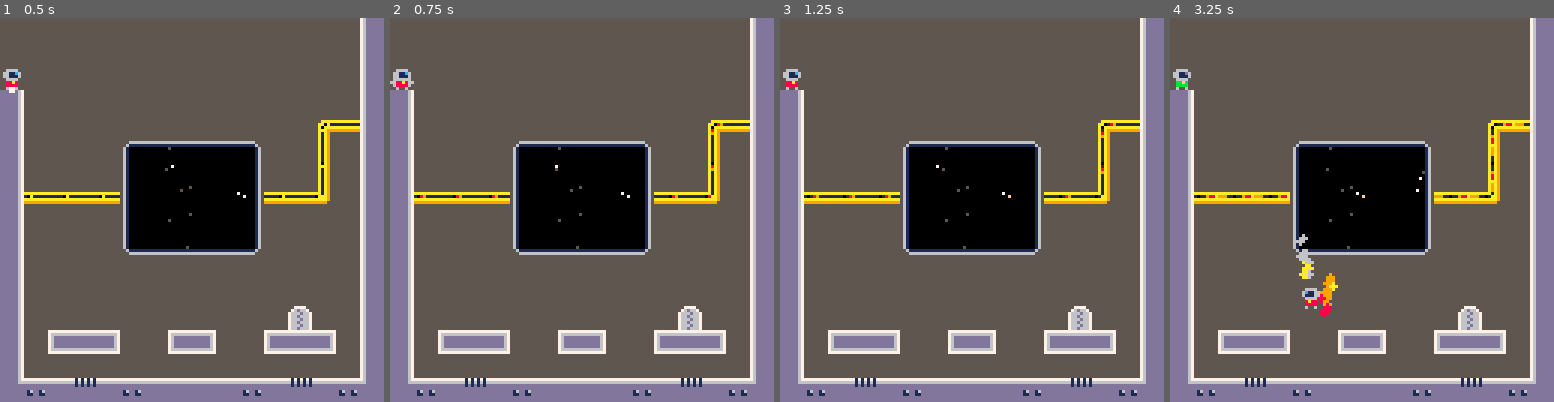
Above: before the commit, frames 1-4 (left to right).
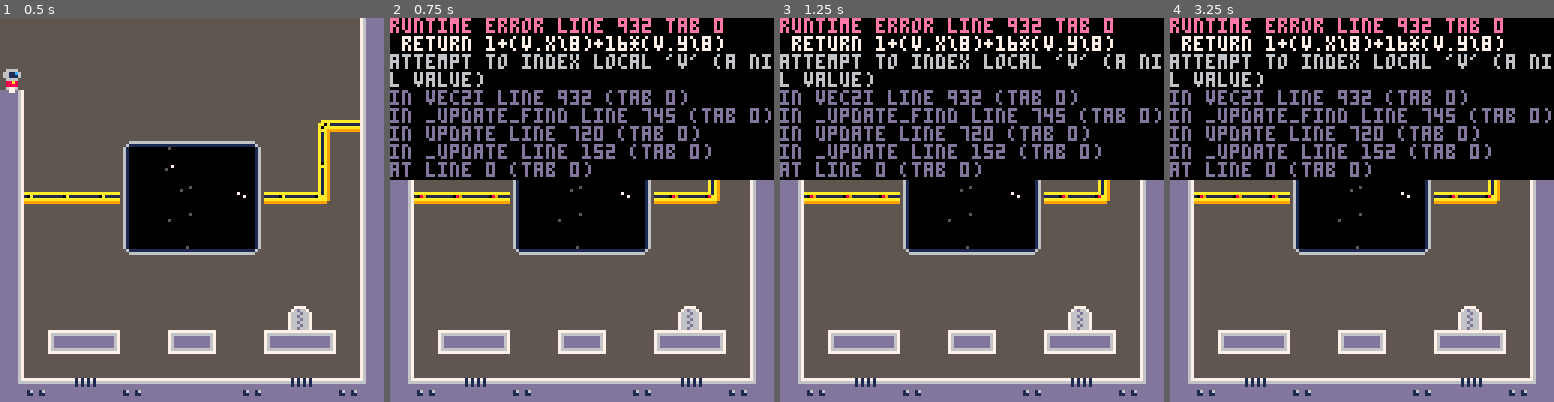
Above: after the commit, the same moments.

Repository: jgradim/gameoff-2020
Game: PICO-8 cartridge moonshot.p8
The game is run twice, just before and just after one commit, with the same random seed, the same clock (stepped at 60 frames per second) and the same inputs.
Inputs:
- Up to frame 1 (0.5 s): tap X (X key) at 0.33 s
- Up to frame 2 (0.75 s): tap O (Z key) at 0.7 s
- Up to frame 3 (1.25 s): tap X (X key) at 1.07 s
- Up to frame 4 (3.25 s): hold Right 1.6-2.1 s; tap O (Z key) every 0.4 s from 1.7 to 2.9 s; tap X (X key) at 1.85, 2.97 s; hold Up 2.15-2.42 s; hold Right 2.47-3.03 s; hold Left from 3.08 s (still down)

Frame 1 is identical in both runs. In frame 2, 39% of the frame differs, in the area x 0-100%, y 0-43%; in frame 3, 40%; in frame 4, 41%, in the area x 0-100%, y 0-79%.
Error after the commit: runtime error line 932 tab 0; return 1+(v.x\8)+16*(v.y\8); attempt to index local 'v' (a nil value)

Commit message:
Add basic path finding
Snaps to map tiles, so it isn't perfect around tight spaces.

Diff:
--- a/moonshot.p8
+++ b/moonshot.p8
@@ -37,23 +37,16 @@
  )
 end
 
-function handle_input(obj)
+--check if rec contains obj
+function rect_contains(rec,obj)
  --[[
-  obj={⬅️,➡️,⬆️,⬇️,🅾️,❎}
+ rec={left,top,right,bottom}
+ obj={x,y,w,h}
  ]]
- --button index=number+1
- --https://pico-8.fandom.com/wiki/btn
- btns={
-  "⬅️","➡️","⬆️","⬇️","🅾️","❎"
- }
- for i=1,#btns do
-  if btn(i-1) then
-   h=obj[btns[i]]
-   if h then
-    h(obj,btnp(i-1))
-   end
-  end
- end
+ return obj.x>=rec.left
+ and obj.x+obj.w<=rec.right
+ and obj.y>=rec.top
+ and obj.y+obj.h<=rec.bottom
 end
 
 --check if obj collides with map
@@ -141,11 +134,28 @@
 
 fps=30
 function _update()
- handle_input(p)
-
+ --input
+ player_btns={"⬅️","➡️","⬆️"}
+ for i=1,#player_btns do
+  if btn(i-1) then
+   fn=p[player_btns[i]]
+   if (fn) fn(p,btnp(i-1))
+  end
+ end
+ if btnp(🅾️) then
+  if path.state=="found" then
+   path:apply()
+  else
+   path:find(npcs[2],npcs[2],p)
+  end
+ end
+
+ --updates
  update_player(p)
+ path:update()
  foreach(npcs, update_npc)
 
+ --fxs
  fire_fxs()
  update_bg_fxs()
  update_fxs()
@@ -246,18 +256,19 @@
   init_entity(8,8,2,3),{
    sp=1,
    flp=false,
+   --{
+   -- idle,
+   -- running,
+   -- jumping,
+   -- gliding,
+   -- falling
+   --}
    state="idle",
    prev_state="idle",
 
-   ⬅️=function(self,first)
-    self.dx-=walk_f
-   end,
-
-   ➡️=function(self,first)
-    self.dx+=walk_f
-   end,
-
-   ⬆️=glide
+   ⬅️=left,
+   ➡️=right,
+   ⬆️=double_jump
   })
 end
 
@@ -309,6 +320,14 @@
  end
 end
 
+function left(p,first)
+ p.dx-=walk_f
+end
+
+function right(p,first)
+ p.dx+=walk_f
+end
+
 function jump(p, first)
  if not first then return end
 
@@ -330,7 +349,7 @@
  end
 end
 
-function glide(p, tap)
+function glide(p,tap)
  if not p.glide and p.dy==0 then
   p.dy=-jump_f
   return
@@ -615,7 +633,7 @@
  pal()
 end
 -->8
--- lights
+--lights
 lights_mask=11
 lights_loop=30
 lights_colors={8,10,9,1}
@@ -644,6 +662,283 @@
   pset(x,y,lights_colors[c+1])
   i=i>lights_loop and 0 or i+3
  end)
+end
+-->8
+--path
+
+path={
+ entity=nil,
+ from=nil,
+ to=nil,
+
+ --{idle,finding,applying}
+ state="idle",
+
+ --open nodes to explore,
+ --ordered by priority
+ open={},
+ --previous node for each node
+ --in the best known path
+ prev={},
+ --cost for each node
+ cost={},
+
+ --sequence of btns from->to
+ btns={},
+
+ find=function(
+  self,entity,from,to
+ )
+  self.entity=entity
+  self.from=from
+  self.to=to
+
+  self.open={}
+  self.prev={}
+  self.cost={}
+  if to!=nil then
+   insert(self.open,from,0)
+   from_i=vec2i(from)
+   self.prev[from_i]=nil
+   self.cost[from_i]=0
+   self.state="finding"
+  else
+   self.state="idle"
+  end
+
+  self.btns={}
+ end,
+
+ apply=function(self)
+  self.state="applying"
+ end,
+
+ clear=function(self)
+  self:find(nil,nil,nil)
+ end,
+
+ update=function(self)
+  if self.state=="finding"
+  then
+   self:_update_find()
+  elseif self.state=="applying"
+  then
+   self:_update_apply()
+  end
+ end,
+
+ _update_find=function(self)
+  local from=self.from
+  local to=self.to
+
+  if not from or not to then
+   return nil
+  end
+
+  local open=self.open
+  local prev=self.prev
+  local cost=self.cost
+
+  while #open>0 do
+   local cur=popend(open)
+
+   --check if done
+   if vec2i(cur)==vec2i(to) then
+    cur=prev[vec2i(to)]
+    local c_i=vec2i(cur)
+    local f_i=vec2i(from)
+
+    --go through previous nodes
+    --and build self.btns
+    while c_i!=f_i do
+     prepend(self.btns,cur.btns)
+     cur=prev[c_i]
+     c_i=vec2i(cur)
+    end
+    self.state="found"
+
+    break
+   end
+
+   --expand current node
+   local ns=self._expand(
+    self,cur
+   )
+   for n in all(ns) do
+    local new_cost=
+     cost[vec2i(cur)]+1
+
+    local n_i=vec2i(n)
+    if not cost[n_i]
+    or cost[n_i]>new_cost
+    then
+     cost[n_i]=new_cost
+     insert(
+      open,
+      n,
+      --divide distance by 8
+      --to snap to map tiles,
+      --bringing it to the
+      --magnitude of cost (1)
+      new_cost+distance(n,to)/8
+     )
+     prev[n_i]=cur
+    end
+   end
+
+   --avoid exhausting frame time
+   --todo:re-test later
+   budget=stat(1)
+   if budget>0.5 and budget<0.8
+   or budget%1>0.5 and budget>1
+   then
+    return
+   end
+  end
+ end,
+
+ _update_apply=function(self)
+  if #self.btns>0 then
+   move_npc(
+    self.entity,
+    unpack(pop(self.btns))
+   )
+  else
+   self:clear()
+  end
+ end,
+
+ --expand n by moving it
+ _expand=function(self,n)
+  local ns={}
+  local start_x=n.x\8
+  local start_y=n.y\8
+  local prev_btns=nil
+  for btns in all({
+   "",--do nothing
+   "⬅️",--press left
+   "➡️",--press right
+   "⬆️",--press up
+   "⬆️⬅️",--press up/left
+   "⬆️➡️",--press up/right
+  }) do
+   local cur={
+    x=n.x,
+    y=n.y,
+    w=n.w,
+    h=n.h,
+    dx=n.dx,
+    dy=n.dy,
+    max_dx=n.max_dx,
+    max_dy=n.max_dy,
+    ⬅️=n.⬅️,
+    ➡️=n.➡️,
+    ⬆️=n.⬆️,
+    btns={}
+   }
+   --repeat btns until position
+   --changes, up to 15 times
+   --(see btnp() for threshold)
+   for i=1,15 do
+    local first=i==1 and
+     btns!=prev_btns
+    move_npc(cur,btns,first)
+    update_npc(cur)
+    add(cur.btns,{btns,first})
+
+    local bounds={
+     left=0,right=128,
+     top=0,bottom=128,
+    }
+    if rect_contains(bounds,cur)
+    and (cur.x\8!=start_x
+    or cur.y\8!=start_y)
+    then
+     add(ns,cur)
+     prev_btns=btns
+     break
+    end
+   end
+  end
+  return ns
+ end,
+}
+
+--move npc
+--invokes btns as functions
+function move_npc(
+ npc,btns,first
+)
+ for j=1,#btns do
+  npc[sub(btns,j,j)](npc,first)
+ end
+end
+
+--diagonal distance
+function distance(a,b)
+ local dx=abs(a.x-b.x)
+ local dy=abs(a.y-b.y)
+ return (dx+dy)-0.25*min(dx,dy)
+end
+
+--preprend b's elements in a
+function prepend(a,b)
+ for i=1,#b do
+  add(a,b[i],i)
+ end
+end
+
+--insert v in t and sort t by p
+function insert(t,v,p)
+ if #t>=1 then
+  add(t,{})
+  for i=(#t),2,-1 do
+   local n=t[i-1]
+   if p<n[2] then
+    t[i]={v,p}
+    return
+   else
+    t[i]=n
+   end
+  end
+  t[1]={v,p}
+ else
+  add(t,{v,p})
+ end
+end
+
+--pop last element of t
+function popend(t)
+ local top=t[#t]
+ del(t,top)
+ return top[1]
+end
+
+--pop first element of t
+function pop(t)
+ local top=t[1]
+ for i=1,(#t) do
+  if i==(#t) then
+   del(t,t[i])
+  else
+   t[i]=t[i+1]
+  end
+ end
+ return top
+end
+
+--convert x,y to map index
+--snaps x,y into map tiles
+--there are 16x16 map tiles
+--which are 8x8 pixels wide
+function vec2i(v)
+ return 1+(v.x\8)+16*(v.y\8)
+end
+
+--convert map index to x,y
+function i2vec(i)
+ i-=1
+ return {(i%16)*8,(i\16)*8}
 end
 __gfx__
 00000000000000000000000000666600000000000000000000000000944494445ddd5ddd00000000000000000000000000000000000000000000000000000000
